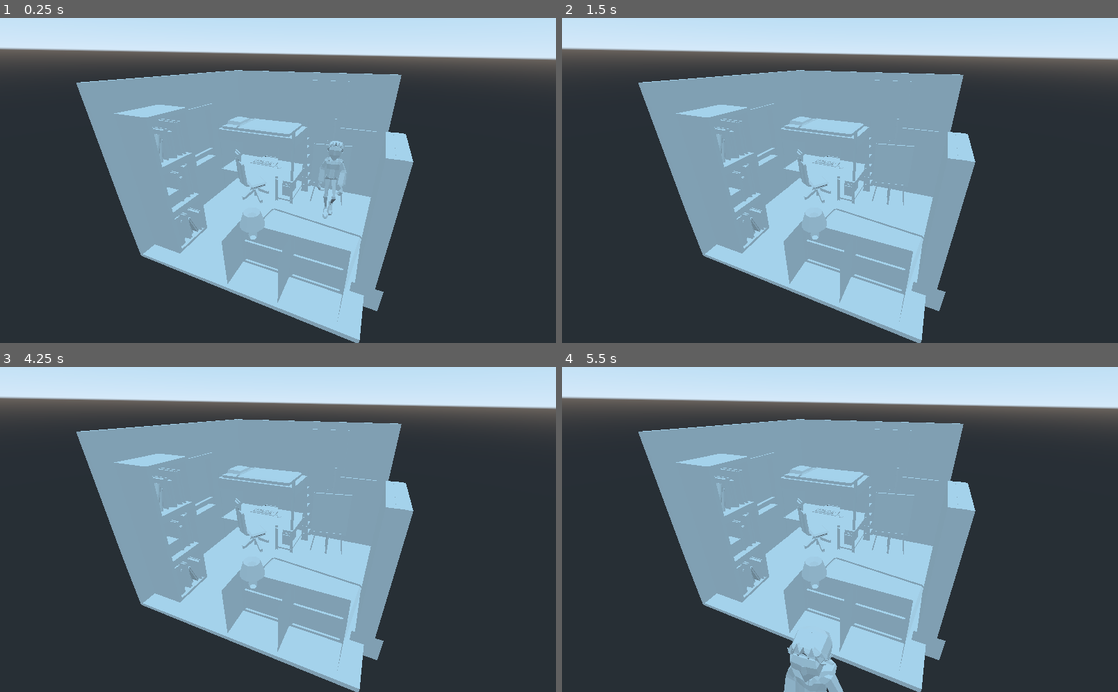
Above: before the commit, frames 1-4 (two rows, left to right).
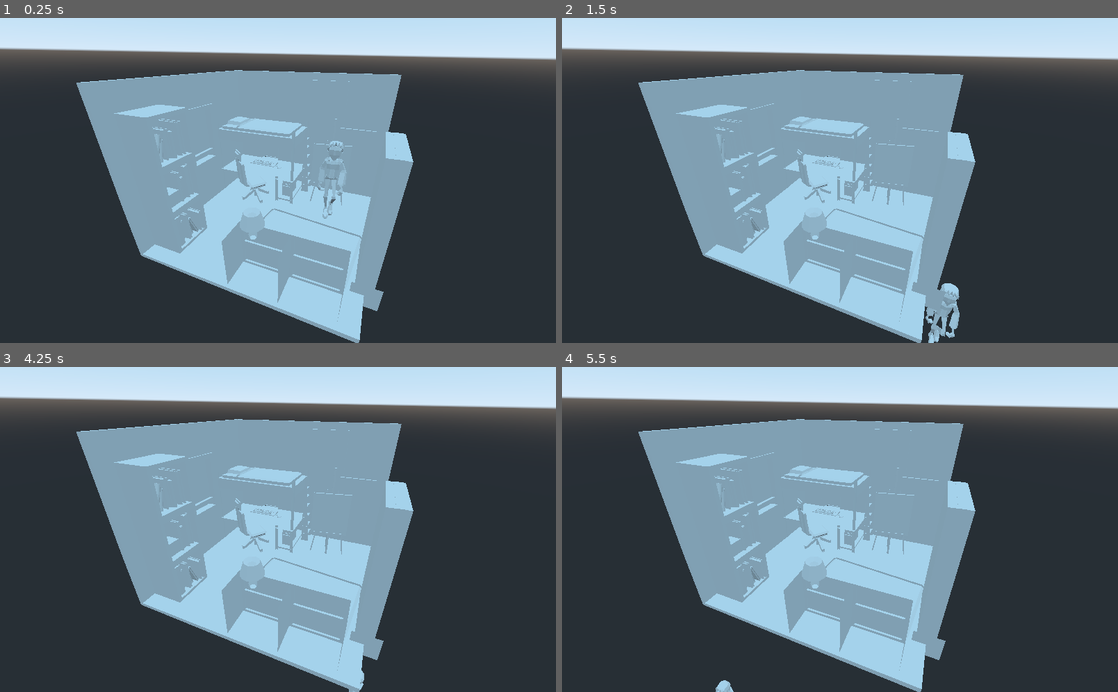
Above: after the commit, the same moments.

Repository: PBLCOMPROGR3SD11A/FINAL-NA-FINAL-NA-DEMO
Game: Godot game, scene res://DEMO.tscn
Two runs of this game, one before a commit and one after it. Both use one fixed random seed, a clock stepped at 60 frames per second and the inputs below.
Inputs (mouse positions are in pixels of both pictures, inside the frame that each line leads up to):
- Up to frame 1 (0.25 s): no input
- Up to frame 2 (1.5 s): tap Enter at 0.5 s; move the mouse to (962, 164) at 0.52 s; hold Right (ui_right) 0.53-1.28 s; move the mouse to (728, 196) at 1.27 s; hold Down (ui_down) from 1.28 s (still down)
- Up to frame 3 (4.25 s): tap Space at 2, 3.5 s; move the mouse to (333, 458) at 2.02 s; release Down (ui_down) at 2.03 s; hold Right (ui_right) 2.03-2.78 s; tap Enter at 2.75 s; move the mouse to (250, 594) at 2.77 s; hold Up (ui_up) 2.78-3.53 s; move the mouse to (444, 578) at 3.52 s; hold Left (ui_left) from 3.53 s (still down)
- Up to frame 4 (5.5 s): tap Enter at 4.25 s; move the mouse to (673, 480) at 4.27 s; move the mouse to (867, 529) at 5.02 s; release Left (ui_left) at 5.03 s; hold Down (ui_down) from 5.03 s (still down)

The runs differ from the first frame. In frame 2, 0.6% of the frame differs, in the area x 65-72%, y 81-100%; in frame 3, less than 0.1%; in frame 4, 1.4%, in the area x 27-51%, y 80-100%.

Commit message:
minor changes with colission where nyx flies or drown

Diff:
--- /dev/null
+++ b/DEMO FILES/KinematicBody.gd
@@ -0,0 +1,45 @@
+extends KinematicBody
+
+var gravity = -9.8
+var velocity = Vector3(0,0,0)
+var camera
+var ismoving = false
+
+const SPEED = 80
+const ACCELERATION = 50
+const DE_ACCELERATION = 40
+
+
+func _ready():
+	pass
+
+func _physics_process(_delta):
+	#movement toh
+	if Input.is_action_pressed("ui_right") and Input.is_action_pressed("ui_left"):
+		velocity.x = 0
+		ismoving = false
+	elif Input.is_action_pressed("ui_right"):
+		velocity.x = SPEED
+		set_rotation_degrees(Vector3(0,90,0))
+		ismoving = true
+	elif Input.is_action_pressed("ui_left"):
+		velocity.x = -SPEED
+		set_rotation_degrees(Vector3(0,-90,0))
+		ismoving = true
+	else:
+		velocity.x = 0
+		ismoving = false
+	if Input.is_action_pressed("ui_up") and Input.is_action_pressed("ui_down"):
+		velocity.z = 0
+	elif Input.is_action_pressed("ui_up"):
+		velocity.z = -SPEED
+		set_rotation_degrees(Vector3(0,180,0))
+		ismoving = true
+	elif Input.is_action_pressed("ui_down"):
+		velocity.z = SPEED
+		set_rotation_degrees(Vector3(0,0,0))
+		ismoving = true
+	else:
+		velocity.z = 0
+	velocity = velocity.normalized() * SPEED
+	velocity = move_and_slide(velocity, Vector3.UP)
--- a/DEMO.tscn
+++ b/DEMO.tscn
@@ -1,17 +1,22 @@
-[gd_scene load_steps=6 format=2]
+[gd_scene load_steps=8 format=2]
 
-[ext_resource path="res://NyxWalk.obj" type="ArrayMesh" id=1]
-[ext_resource path="res://Nyx_Apartment_Experiment.obj" type="ArrayMesh" id=2]
-[ext_resource path="res://KinematicBody.gd" type="Script" id=3]
-[ext_resource path="res://Camera.gd" type="Script" id=4]
+[ext_resource path="res://DEMO FILES/Nyx_Apartment_Experiment.obj" type="ArrayMesh" id=1]
+[ext_resource path="res://DEMO FILES/NyxWalk.obj" type="ArrayMesh" id=2]
+[ext_resource path="res://DEMO FILES/Camera.gd" type="Script" id=3]
+[ext_resource path="res://DEMO FILES/KinematicBody.gd" type="Script" id=4]
 
-[sub_resource type="SphereShape" id=1]
+[sub_resource type="PhysicsMaterial" id=3]
+
+[sub_resource type="BoxShape" id=2]
+
+[sub_resource type="CapsuleShape" id=1]
+height = 1.11488
 
 [node name="Spatial" type="Spatial"]
 
 [node name="Nyx_Apartment_Experiment" type="MeshInstance" parent="."]
 transform = Transform( 6.41023, -0.10223, 0.0416357, 0.101856, 6.41011, 0.0571555, -0.0425402, -0.0564856, 6.41079, 27.9787, -0.694379, -1.63696 )
-mesh = ExtResource( 2 )
+mesh = ExtResource( 1 )
 material/0 = null
 material/1 = null
 material/2 = null
@@ -42,56 +47,73 @@
 "_edit_lock_": true
 }
 
-[node name="MeshInstance" type="MeshInstance" parent="Nyx_Apartment_Experiment"]
-transform = Transform( 1, 1.42318e-08, -4.19095e-09, 4.96948e-09, 1, -2.79397e-09, -1.39698e-09, -2.79397e-09, 1, 0, 0, 0 )
-mesh = ExtResource( 2 )
-material/0 = null
-material/1 = null
-material/2 = null
-material/3 = null
-material/4 = null
-material/5 = null
-material/6 = null
-material/7 = null
-material/8 = null
-material/9 = null
-material/10 = null
-material/11 = null
-material/12 = null
-material/13 = null
-material/14 = null
-material/15 = null
-material/16 = null
-material/17 = null
-material/18 = null
-material/19 = null
-material/20 = null
-material/21 = null
-material/22 = null
-material/23 = null
-material/24 = null
-material/25 = null
+[node name="wall 1" type="StaticBody" parent="Nyx_Apartment_Experiment"]
+transform = Transform( 20.5692, -0.73601, 0.123371, -0.736005, -25.6668, -0.239846, 0.123371, -0.239846, 0.998711, -4.29592, 2.73716, -3.41754 )
+physics_material_override = SubResource( 3 )
 __meta__ = {
 "_edit_lock_": true
 }
 
+[node name="CollisionShape2" type="CollisionShape" parent="Nyx_Apartment_Experiment/wall 1"]
+transform = Transform( -0.194268, 0.00294954, -0.00668305, 0.00423683, 0.116864, -0.00868668, -0.00543624, -0.00840365, 0.999932, 0.0124093, -0.0185265, -1.04743 )
+shape = SubResource( 2 )
+__meta__ = {
+"_edit_lock_": true
+}
+
+[node name="wall 2" type="StaticBody" parent="Nyx_Apartment_Experiment"]
+transform = Transform( -1.01871, -0.382887, -1.00885, -0.575107, -25.6698, -0.213683, 20.5497, -0.556247, 0.0820841, -10.4849, 2.64194, 0.131934 )
+physics_material_override = SubResource( 3 )
+__meta__ = {
+"_edit_lock_": true
+}
+
+[node name="CollisionShape2" type="CollisionShape" parent="Nyx_Apartment_Experiment/wall 2"]
+transform = Transform( -0.194268, 0.00294954, -0.00668305, 0.00423683, 0.116864, -0.00868668, -0.00543624, -0.00840365, 0.999932, 0.0124093, -0.0185265, -1.04743 )
+shape = SubResource( 2 )
+__meta__ = {
+"_edit_lock_": true
+}
+
+[node name="wall 3" type="StaticBody" parent="Nyx_Apartment_Experiment"]
+transform = Transform( -1.01871, -0.382887, -1.00885, -0.575108, -25.6698, -0.213683, 20.5497, -0.556247, 0.0820842, -0.780748, 2.48718, 0.194965 )
+physics_material_override = SubResource( 3 )
+__meta__ = {
+"_edit_lock_": true
+}
+
+[node name="CollisionShape2" type="CollisionShape" parent="Nyx_Apartment_Experiment/wall 3"]
+transform = Transform( -0.194268, 0.00294954, -0.00668305, 0.00423683, 0.116864, -0.00868668, -0.00543624, -0.00840365, 0.999932, 0.0124093, -0.0185265, -1.04743 )
+shape = SubResource( 2 )
+__meta__ = {
+"_edit_lock_": true
+}
+
+[node name="wall 4" type="StaticBody" parent="Nyx_Apartment_Experiment/wall 3"]
+transform = Transform( 0.0934737, 0.0139626, 0.0495655, 0.19771, 0.996765, 0.00969829, -20.5582, 0.337154, -0.17602, 0.303755, -0.0401952, 3.25959 )
+physics_material_override = SubResource( 3 )
+
+[node name="CollisionShape2" type="CollisionShape" parent="Nyx_Apartment_Experiment/wall 3/wall 4"]
+transform = Transform( -0.194268, 0.00294954, -0.00668305, 0.00423683, 0.116864, -0.00868668, -0.00543624, -0.00840365, 0.999932, 0.0124093, -0.0185265, -1.04743 )
+shape = SubResource( 2 )
+
 [node name="KinematicBody" type="KinematicBody" parent="."]
 transform = Transform( 2.0942, -0.00410315, 0.195557, 1.19908e-08, 2.10285, 0.0441218, -0.1956, -0.0439306, 2.09374, 6.56339, 0.637252, -1.19133 )
-script = ExtResource( 3 )
+script = ExtResource( 4 )
 __meta__ = {
 "_edit_lock_": true
 }
 
 [node name="NyxWalk" type="MeshInstance" parent="KinematicBody"]
 transform = Transform( 1, 6.98492e-10, 2.23517e-08, 4.07454e-09, 1, 1.86265e-09, 0, -8.00937e-08, 1, 4.30723, 1.55309, -1.27905 )
-mesh = ExtResource( 1 )
+mesh = ExtResource( 2 )
 material/0 = null
 __meta__ = {
 "_edit_lock_": true
 }
 
 [node name="CollisionShape" type="CollisionShape" parent="KinematicBody"]
-transform = Transform( 1, 3.49246e-10, 5.21541e-08, 1.39698e-09, 1, -1.49012e-08, 4.47035e-08, -7.45058e-09, 1, 4.84697, 0.0139748, -0.666051 )
+transform = Transform( 2.89886, 0.311602, 0.287971, -0.450801, -0.187821, 4.76226, 0.271973, -3.40223, -0.0587815, 4.28026, 5.87952, -0.891323 )
 shape = SubResource( 1 )
 __meta__ = {
 "_edit_lock_": true
@@ -99,4 +121,5 @@
 
 [node name="Camera" type="Camera" parent="."]
 transform = Transform( 0.921624, -0.199531, 0.332861, 0.0167172, 0.877319, 0.479617, -0.387724, -0.436462, 0.811894, 23.1442, 44.9717, 52.3704 )
-script = ExtResource( 4 )
+visible = false
+script = ExtResource( 3 )
--- a/KinematicBody.gd
+++ /dev/null
@@ -1,39 +0,0 @@
-extends KinematicBody
-
-var gravity = -9.8
-var velocity = Vector3(0,0,0)
-var camera
-var ismoving = false
-
-const SPEED = 100
-const ACCELERATION = 70
-const DE_ACCELERATION = 60
-
-
-func _ready():
-	pass
-
-func _physics_process(_delta):
-	if Input.is_action_pressed("ui_right") and Input.is_action_pressed("ui_left"):
-		velocity.x = 0
-	elif Input.is_action_pressed("ui_right"):
-		velocity.x = SPEED
-		ismoving = true
-	elif Input.is_action_pressed("ui_left"):
-		velocity.x = -SPEED
-		ismoving = true
-	else:
-		velocity.x = 0
-		ismoving = false
-	if Input.is_action_pressed("ui_up") and Input.is_action_pressed("ui_down"):
-		velocity.z = 0
-	elif Input.is_action_pressed("ui_up"):
-		velocity.z = -SPEED
-		ismoving = true
-	elif Input.is_action_pressed("ui_down"):
-		velocity.z = SPEED
-		ismoving = true
-	else:
-		velocity.z = 0
-	velocity = velocity.normalized() * SPEED
-	velocity = move_and_slide(velocity, Vector3.UP)
--- /dev/null
+++ b/Nyx Living room Environment.tscn
@@ -0,0 +1,31 @@
+[gd_scene load_steps=2 format=2]
+
+[ext_resource path="res://Livingroom Blend.obj" type="ArrayMesh" id=1]
+
+[node name="Spatial" type="Spatial"]
+transform = Transform( 1, 0, 0, 0, 1, 0, 0, 0, 1, 0.0551078, -1.08403, -2.07816 )
+
+[node name="Livingroom Blend" type="MeshInstance" parent="."]
+transform = Transform( 1, 0, 0, 0, 1, 0, 0, 0, 1, -4.87935, -3.18328, -2.6952 )
+mesh = ExtResource( 1 )
+material/0 = null
+material/1 = null
+material/2 = null
+material/3 = null
+material/4 = null
+material/5 = null
+material/6 = null
+material/7 = null
+material/8 = null
+material/9 = null
+material/10 = null
+material/11 = null
+material/12 = null
+material/13 = null
+material/14 = null
+material/15 = null
+material/16 = null
+material/17 = null
+material/18 = null
+material/19 = null
+material/20 = null
--- a/project.godot
+++ b/project.godot
@@ -25,4 +25,4 @@
 
 [rendering]
 
-environment/default_environment="res://default_env.tres"
+environment/default_environment="res://DEMO FILES/default_env.tres"
Renamed: Camera.gd -> DEMO FILES/Camera.gd
Renamed: Material.material -> DEMO FILES/Material.material
Renamed: NyxWalk.obj -> DEMO FILES/NyxWalk.obj
Not shown, added: DEMO FILES/NyxWalk.obj.import
Renamed: Nyx_Apartment_Experiment.obj -> DEMO FILES/Nyx_Apartment_Experiment.obj
Not shown, added: DEMO FILES/Nyx_Apartment_Experiment.obj.import
Not shown, added: DEMO FILES/Nyx_s3 (1).obj
Not shown, added: DEMO FILES/Nyx_s3 (1).obj.import
Not shown, added: DEMO FILES/Nyx_s3.obj
Not shown, added: DEMO FILES/Nyx_s3.obj.import
Renamed: Title Background.png -> DEMO FILES/Title Background.png
Not shown, added: DEMO FILES/Title Background.png.import
(and 10 more such lines)
